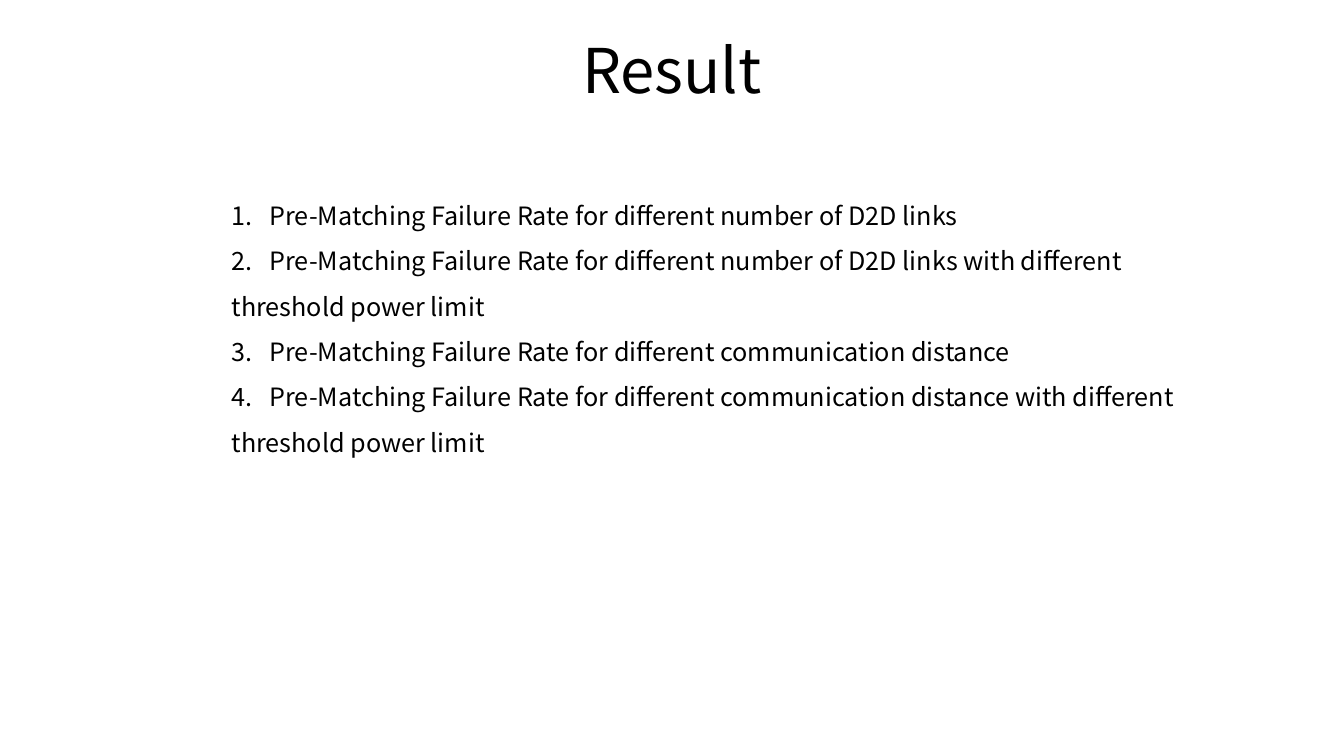
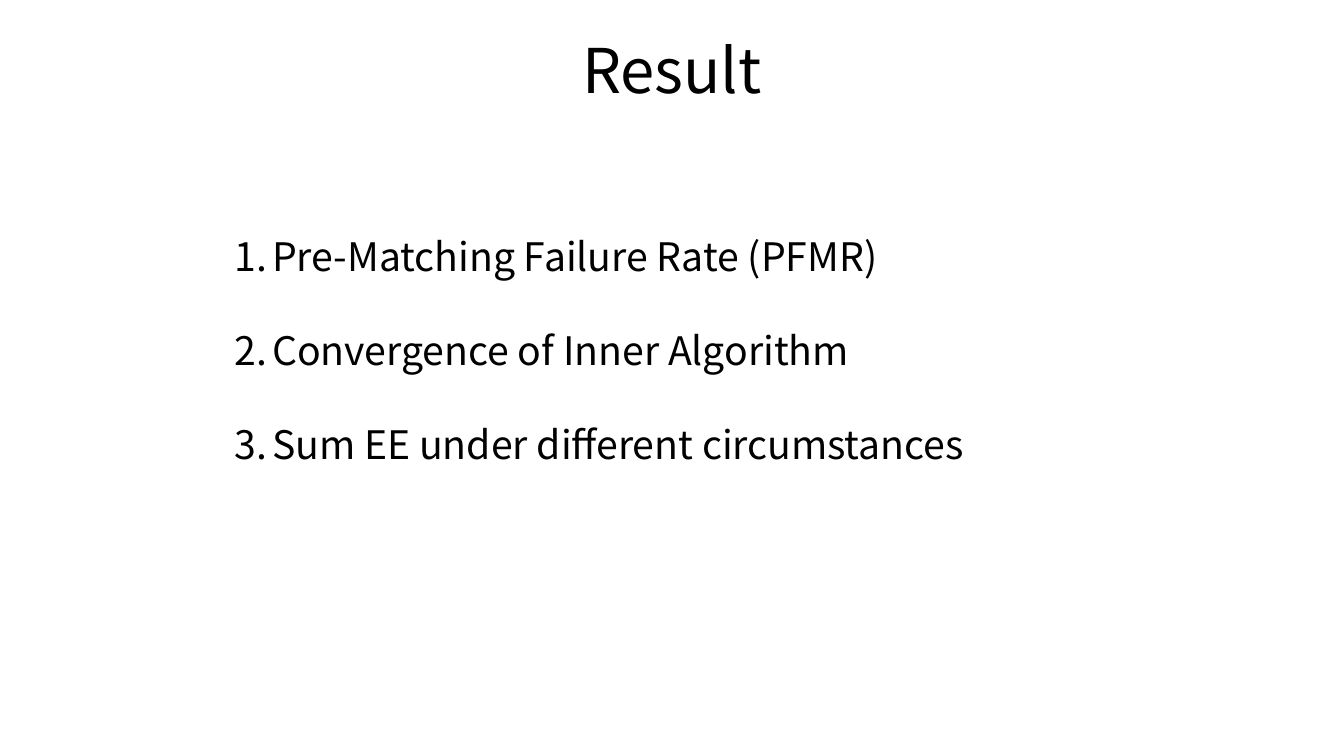
Before and after one commit to lyb1234567/Third-year-lectures, a slide deck: slide 33 of EEE380/Second Marker.pptx (slide 35 before the commit). Drawn at 1344x756 pixels with LibreOffice and Linux fonts; fonts in the diff are those of the drawing. Boxes give left, top, right and bottom in pixels: in the first picture for what was removed or moved away, otherwise in the second. Text is boxed around its words. In the diff, an @@ line names an element or a change of style, - is before the commit and + after.

```diff
--- a/EEE380/Second Marker.pptx
+++ b/EEE380/Second Marker.pptx
@@ text at <box>272,239,964,460</box>: text changed; size 18 to 28 pt @@
-1. Pre-Matching Failure Rate for different number of D2D links
-2. Pre-Matching Failure Rate for different number of D2D links with different threshold power limit
-3. Pre-Matching Failure Rate for different communication distance
-4. Pre-Matching Failure Rate for different communication distance with different threshold power limit
+1. Pre-Matching Failure Rate (PFMR)
+2. Convergence of Inner Algorithm
+3. Sum EE under different circumstances
```
Also in this commit, not shown: 28 other slides changed, 6 slides added, 4 slides removed, 22 other files.
